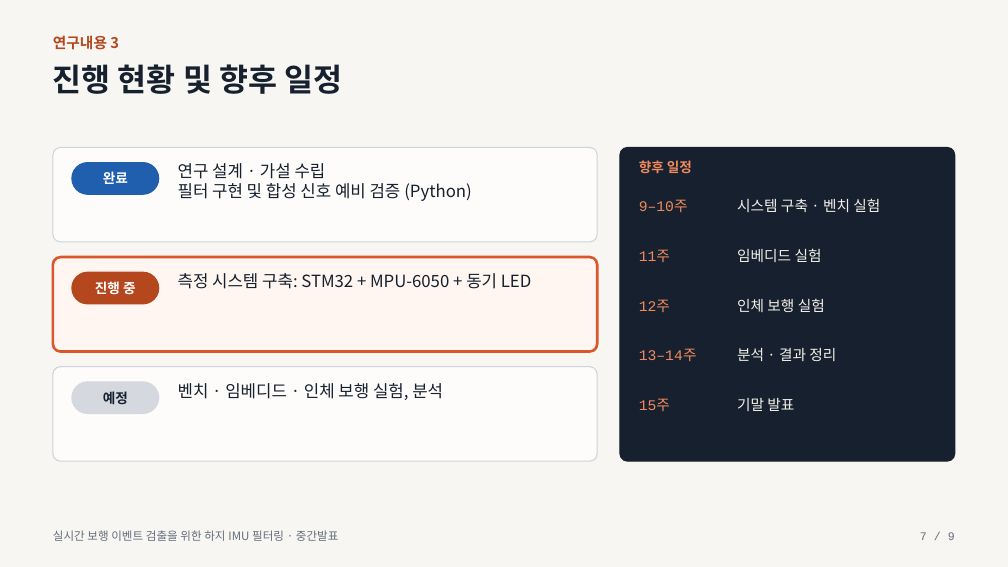
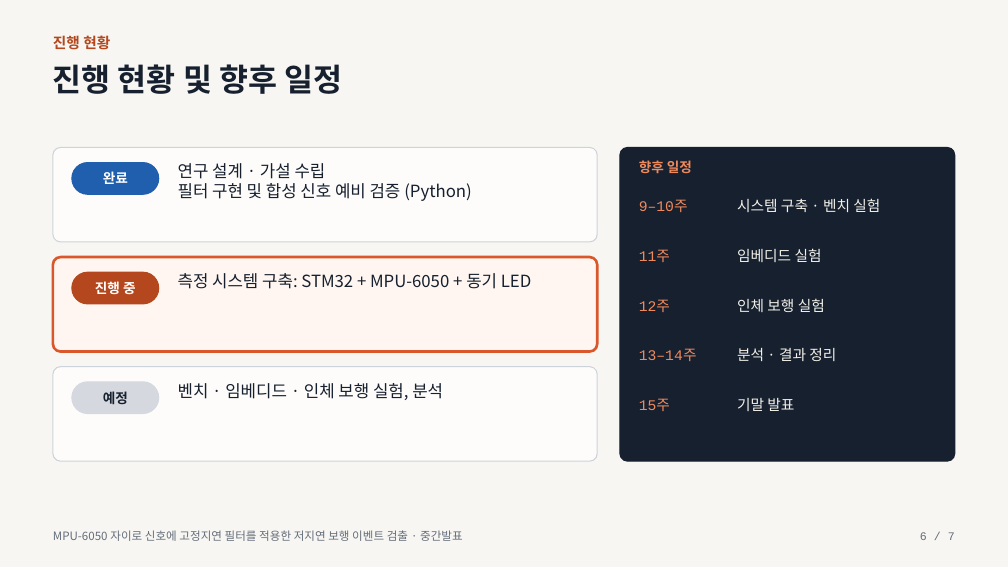
Before and after one commit to everyss/26-2_Sensors_Actuators, a slide deck: slide 6 of slides/midterm_presentation.pptx (slide 7 before the commit). Drawn at 1008x567 pixels with LibreOffice and Linux fonts; fonts in the diff are those of the drawing. Boxes give left, top, right and bottom in pixels: in the first picture for what was removed or moved away, otherwise in the second. Text is boxed around its words. In the diff, an @@ line names an element or a change of style, - is before the commit and + after.

```diff
--- a/slides/midterm_presentation.pptx
+++ b/slides/midterm_presentation.pptx
@@ text at (53,35,110,50): text changed @@
-연구내용 3
+진행 현황
@@ text at (53,530,463,541): text changed @@
-실시간 보행 이벤트 검출을 위한 하지 IMU 필터링 · 중간발표
+MPU-6050 자이로 신호에 고정지연 필터를 적용한 저지연 보행 이벤트 검출 · 중간발표
@@ text at (920,532,955,540): text changed @@
-7 / 9
+6 / 7
```
Also in this commit, not shown: 5 other slides changed, 1 slide added, 3 slides removed, 3 other files.
